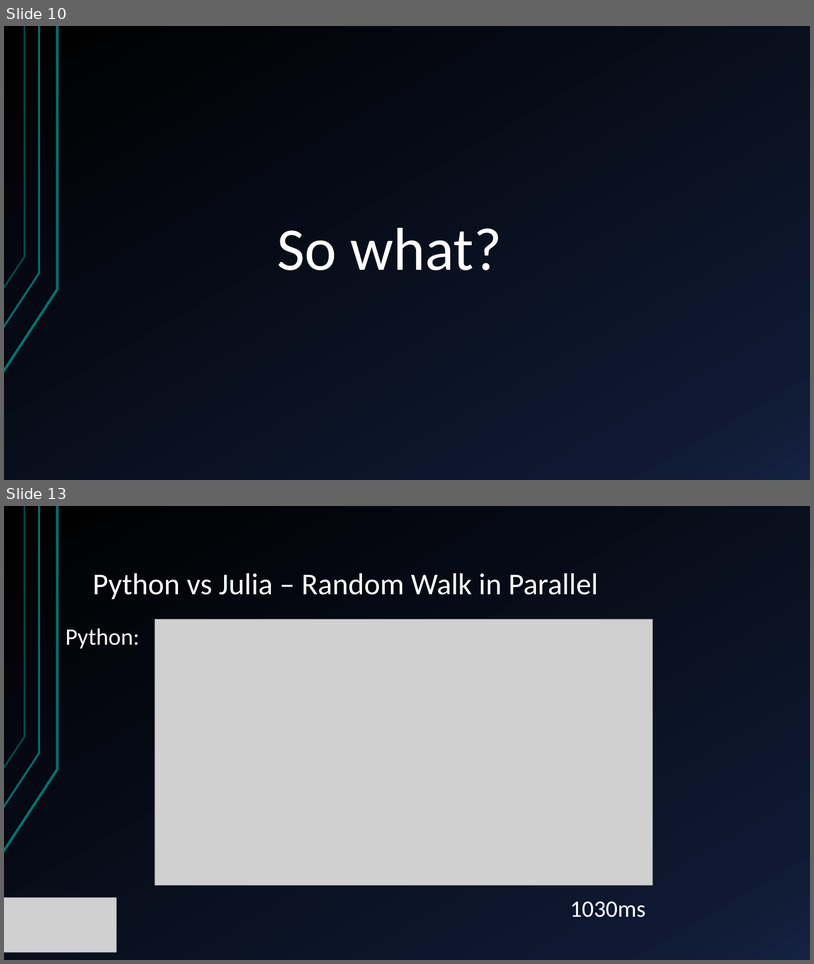
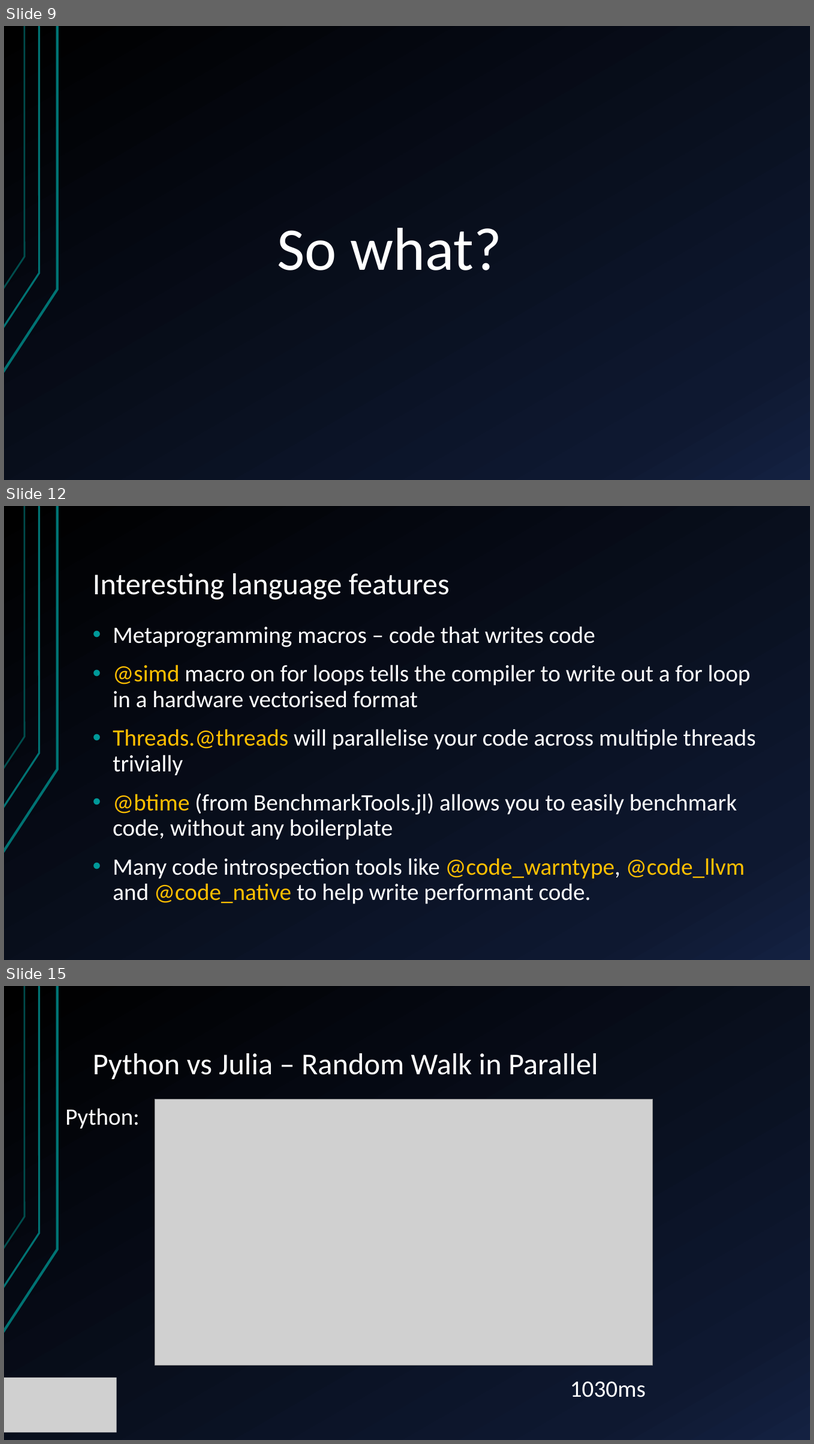
Before and after one commit to JamieMair/intro-to-julia-talk, a slide deck: Introduction to Julia.pptx. Shown one above the other, each under a label of ours: slides 10 and 13 before the commit, slides 9, 12 and 15 after it; the slides between them are not shown. The pictures are 814x964 and 814x1444 pixels, drawn with LibreOffice and Linux fonts; fonts in the diff are those of the drawing; grey boxes stand for pictures. Boxes give left, top, right and bottom in pixels: in the first picture for what was removed or moved away, otherwise in the second. Text is boxed around its words. In the diff, an @@ line names an element or a change of style, - is before the commit and + after.

Commit message:
Updated powerpoint with new benchmark scores

```diff
--- a/Introduction to Julia.pptx
+++ b/Introduction to Julia.pptx
@@ slide 12 added at (4,506,810,960), background gradient #000000 to #0F1931 to #142242; not listed: 3 template elements that a slide beside it also shows @@
@@ title added at (93,573,450,600), 36 pt, text #FFFFFF @@
+Interesting language features
@@ text added at (113,626,756,904), 28 pt, text #FFFFFF @@
+• Metaprogramming macros – code that writes code
+• @simd macro on for loops tells the compiler to write out a for loop in a hardware vectorised format
+• Threads.@threads will parallelise your code across multiple threads trivially
+• @btime (from BenchmarkTools.jl) allows you to easily benchmark code, without any boilerplate
+• Many code introspection tools like @code_warntype, @code_llvm and @code_native to help write performant code.
@@ what was slide 10 is now slide 9 @@
@@ what was slide 13 is now slide 15 @@
```
Also in this commit, not shown: 6 slides changed, 3 other slides added, 2 slides removed.
